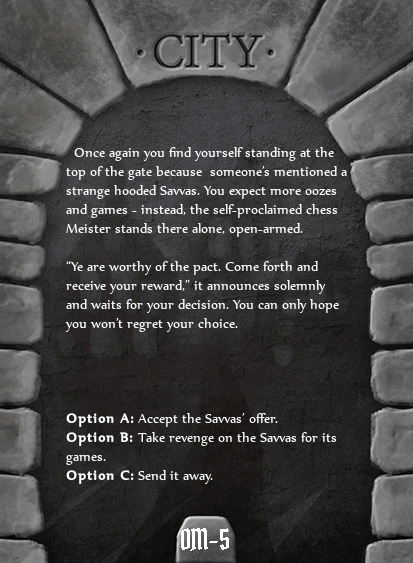
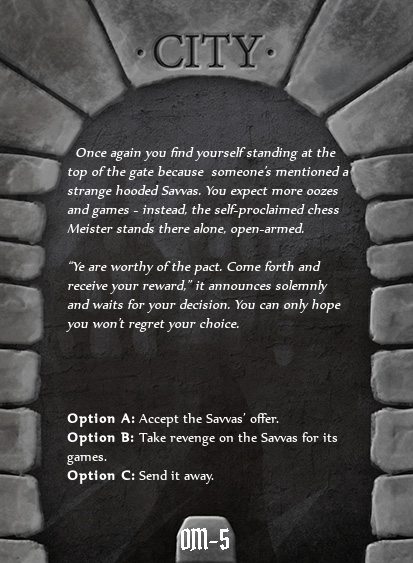
Layered file, before and after one edit (413x563). Changes by layer:
painted on "..." over <box>65,147,349,484</box>
